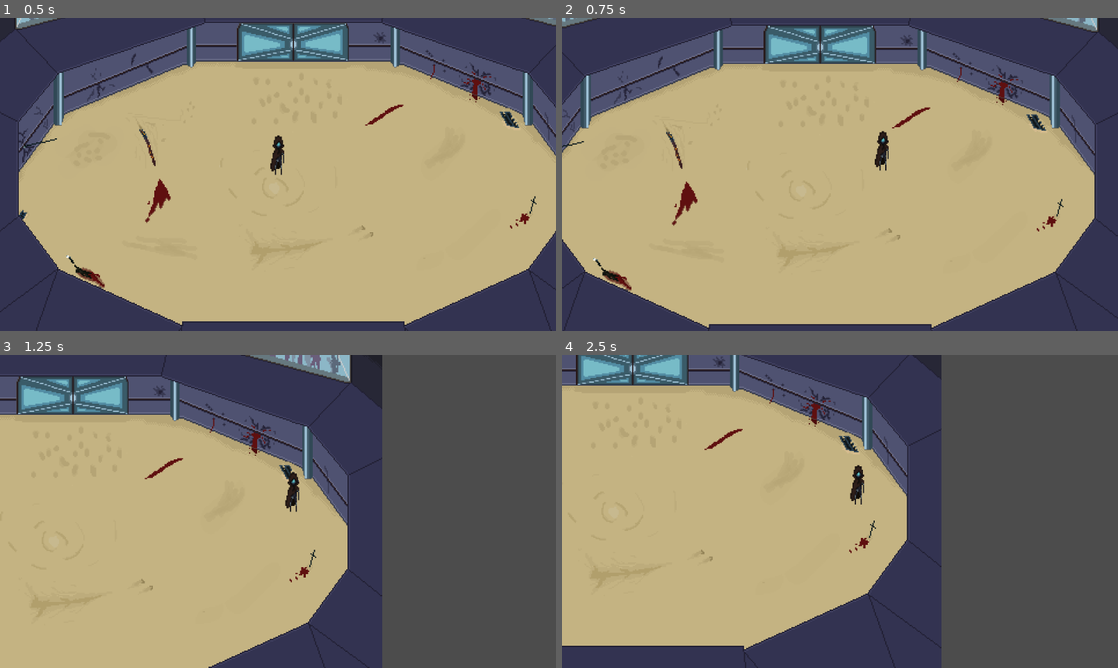
Above: before the commit, frames 1-4 (two rows, left to right).
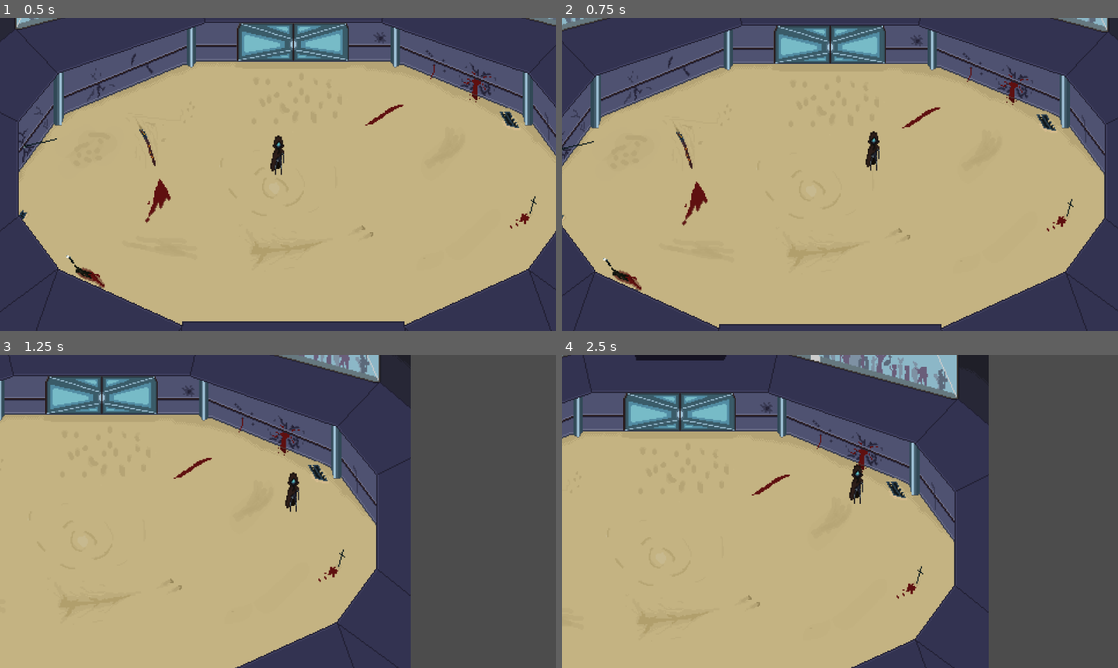
Above: after the commit, the same moments.

Repository: BeaverNotACat/Iudus-Project
Game: Godot game, scene res://World.tscn
Same seed, same stepped clock (60 frames per second), same inputs: the game is played once before the commit and once after it.
Inputs (mouse positions are in pixels of both pictures, inside the frame that each line leads up to):
- Up to frame 1 (0.5 s): no input
- Up to frame 2 (0.75 s): tap Enter at 0.5 s; move the mouse to (962, 158) at 0.52 s; hold D (ui_right) from 0.53 s (still down); tap Space (dash) at 0.6 s
- Up to frame 3 (1.25 s): keep holding D (ui_right); click (400, 495) at 0.8 s
- Up to frame 4 (2.5 s): move the mouse to (728, 527) at 1.27 s; release D (ui_right) at 1.28 s; hold S (ui_down) 1.28-2.03 s; click (728, 527) at 1.35 s; tap Space (dash) at 1.55, 2.1 s; move the mouse to (895, 442) at 2.02 s; hold D (ui_right) from 2.03 s (still down); click (895, 442) at 2.3 s

Frame 1 is identical in both runs. In frame 2, 11% of the frame differs, in the area x 0-100%, y 0-100%; in frame 3, 17%; in frame 4, 34%, in the area x 0-77%, y 0-100%.

Commit message:
Завершил улучшения управления
Добавил состояние подготовки мили атаки
Вынес обработку коллизий в отдельную функцию
Добавил таймер зарядки атаки
Вынес все инпуты для кнопок в отдельные функции

Diff:
--- a/Character/Character.gd
+++ b/Character/Character.gd
@@ -6,6 +6,7 @@
 export var FRICTION = 0.57
 export var DASH_SPEED = 100
 export var DASH_LENGHT = 0.2
+export var MELEE_CHARGING_TIME = 1
 
 #Вспомогательные глобальные переменные
 var state = MOVE
@@ -13,33 +14,46 @@
 var aim_direction = Vector2.ZERO
 var dash_direction #ОТ этой надо избавится (Хотя я не придумал как сделать лучше, так что пусть будет~~)
 
+#булевы перменные в помощь машине состояний
+var is_charged : bool = false
+
 #Список состояний
 enum{
 	MOVE,
 	DASH
-	LIGHT_ATTACK
+	ATTACK_PREPARE
 }
 
 #Импорт узлов
-onready var timer = $Timer
+onready var dash_timer = $Dash_timer
+onready var attack_timer = $Attack_timer
 
 #соединение переменных с узлами и добавление к сигналов
 func _ready():
-	timer.connect("timeout", self, "_timer_timeout")
+	dash_timer.connect("timeout", self, "_dash_timer_timeout")
+	attack_timer.connect("timeout", self, "_attack_timer_timeout")
 
 #Лоховская машина состояний(Для более продвинутой не хватило мозгов)
 func _physics_process(delta):
 	match state:
 		MOVE:
 			move_character(delta)
-			get_action_input(delta)
+			get_dash_input(delta)
+			get_attack_pressed()
+			get_collisions()
 		DASH:
-			dash_state()
-			get_action_input(delta)
+			dash()
+			get_collisions()
+		ATTACK_PREPARE:
+			move_character(delta)
+			get_dash_input(delta)
+			get_attack_released()
+			get_collisions()
 	#Дебаг
-	#print(velocity)
-	#print(aim_direction)
-	#print(position)
+		#print(velocity)
+		#print(aim_direction)
+		#print(position)
+		#print(state)
 
 ########################
 #Получаем направление движение
@@ -62,27 +76,55 @@
 		return(aim_direction.angle())
 
 #Меняем состояние и начинаем дейсвие, если соблюдены условия
-func get_action_input(delta):
-	if Input.is_action_just_pressed("dash") && state == MOVE:
+func get_dash_input(delta):
+	if Input.is_action_just_pressed("dash"):
 		state = DASH
-		timer.start(DASH_LENGHT)
+		dash_timer.start(DASH_LENGHT)
 		dash_direction = get_aim_direction(delta, 0)
+		velocity = Vector2.ZERO
+
+#Узнаем ЗАЖАТА ли кнопка, если да то начинаем зарядку сильной атаки по таймеру
+func get_attack_pressed():
+	if Input.is_action_just_pressed("melee_attack"):
+		state = ATTACK_PREPARE
+		attack_timer.start(MELEE_CHARGING_TIME)
+
+#Узнаем отжата ли кнопка, если если сильная атака успела зарядится то сильную, иначе
+func get_attack_released():
+	if Input.is_action_just_released("melee_attack") && state == ATTACK_PREPARE:
+		if is_charged == true:
+			charged_meelee_attack()
+		else:
+			light_melee_attack()
 ########################
 
-#Двигнаем спрайт спрайт по физике плюс обрабатываем коллизии
+#Двигаем спрайт спрайт по физике плюс обрабатываем коллизии
 func move_character(delta):
 	if get_move_direction(delta) != Vector2.ZERO:
 		velocity = velocity.clamped(MAX_SPEED)
 		velocity = velocity.move_toward(MAX_SPEED * get_move_direction(delta), ACCELERATION)
 	else:
 		velocity = velocity.linear_interpolate(Vector2.ZERO, FRICTION)
-	velocity = move_and_slide(velocity)
 
 #Двигаем спрайт со скоростью дэша
-func dash_state():
+func dash():
 	velocity += DASH_SPEED * dash_direction
+
+#Пока пропустим
+func light_melee_attack():
+	state = MOVE
+#Пока пропустим x2
+func charged_meelee_attack():
+	state = MOVE
+
+#обработка коллизий внесенная в отдельную функцию
+func get_collisions():
 	velocity = move_and_slide(velocity)
 
 #Возвращаемся в стандартное состояние, по истечениюю таймера
-func _timer_timeout():
+func _dash_timer_timeout():
 	state = MOVE
+
+#По истечению таймера считаем что сильная мили атка зарядилась
+func _attack_timer_timeout():
+	is_charged = true
--- a/Character/Character.tscn
+++ b/Character/Character.tscn
@@ -43,6 +43,9 @@
 [node name="CollisionPolygon2D" type="CollisionPolygon2D" parent="."]
 polygon = PoolVector2Array( 6, -1, 3, 0, -5, 0, -8, -1, -8, -6, -5, -7, 3, -7, 6, -6 )
 
-[node name="Timer" type="Timer" parent="."]
+[node name="Dash_timer" type="Timer" parent="."]
 process_mode = 0
 one_shot = true
+
+[node name="Attack_timer" type="Timer" parent="."]
+process_mode = 0
--- a/project.godot
+++ b/project.godot
@@ -94,7 +94,12 @@
 }
 dash={
 "deadzone": 0.5,
-"events": [ Object(InputEventKey,"resource_local_to_scene":false,"resource_name":"","device":0,"alt":false,"shift":false,"control":false,"meta":false,"command":false,"pressed":false,"scancode":0,"physical_scancode":32,"unicode":0,"echo":false,"script":null)
+"events": [ Object(InputEventKey,"resource_local_to_scene":false,"resource_name":"","device":0,"alt":false,"shift":false,"control":false,"meta":false,"command":false,"pressed":false,"scancode":32,"physical_scancode":0,"unicode":0,"echo":false,"script":null)
+ ]
+}
+melee_attack={
+"deadzone": 0.51,
+"events": [ Object(InputEventMouseButton,"resource_local_to_scene":false,"resource_name":"","device":0,"alt":false,"shift":false,"control":false,"meta":false,"command":false,"button_mask":0,"position":Vector2( 0, 0 ),"global_position":Vector2( 0, 0 ),"factor":1.0,"button_index":1,"pressed":false,"doubleclick":false,"script":null)
  ]
 }
 
